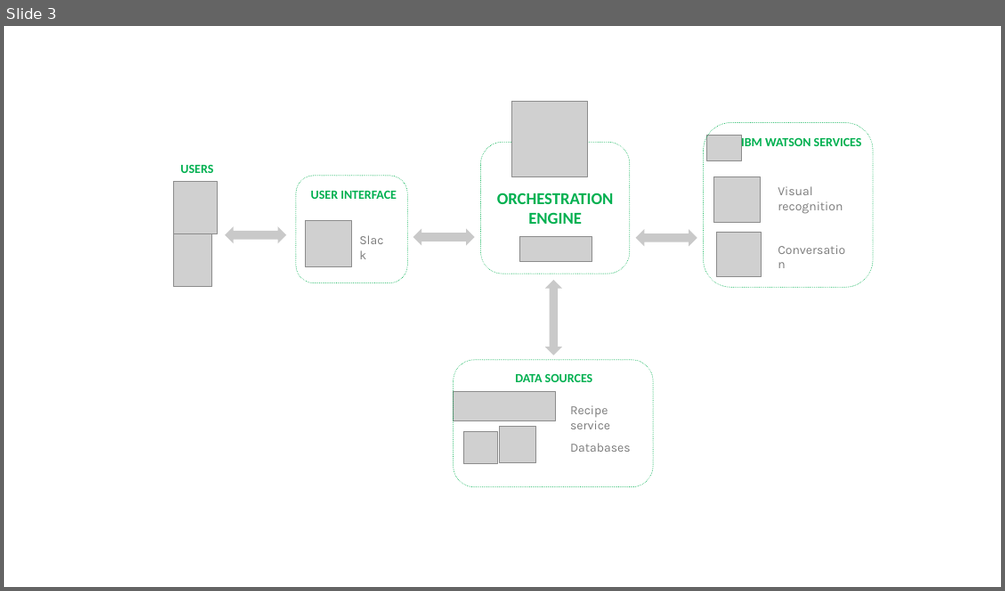
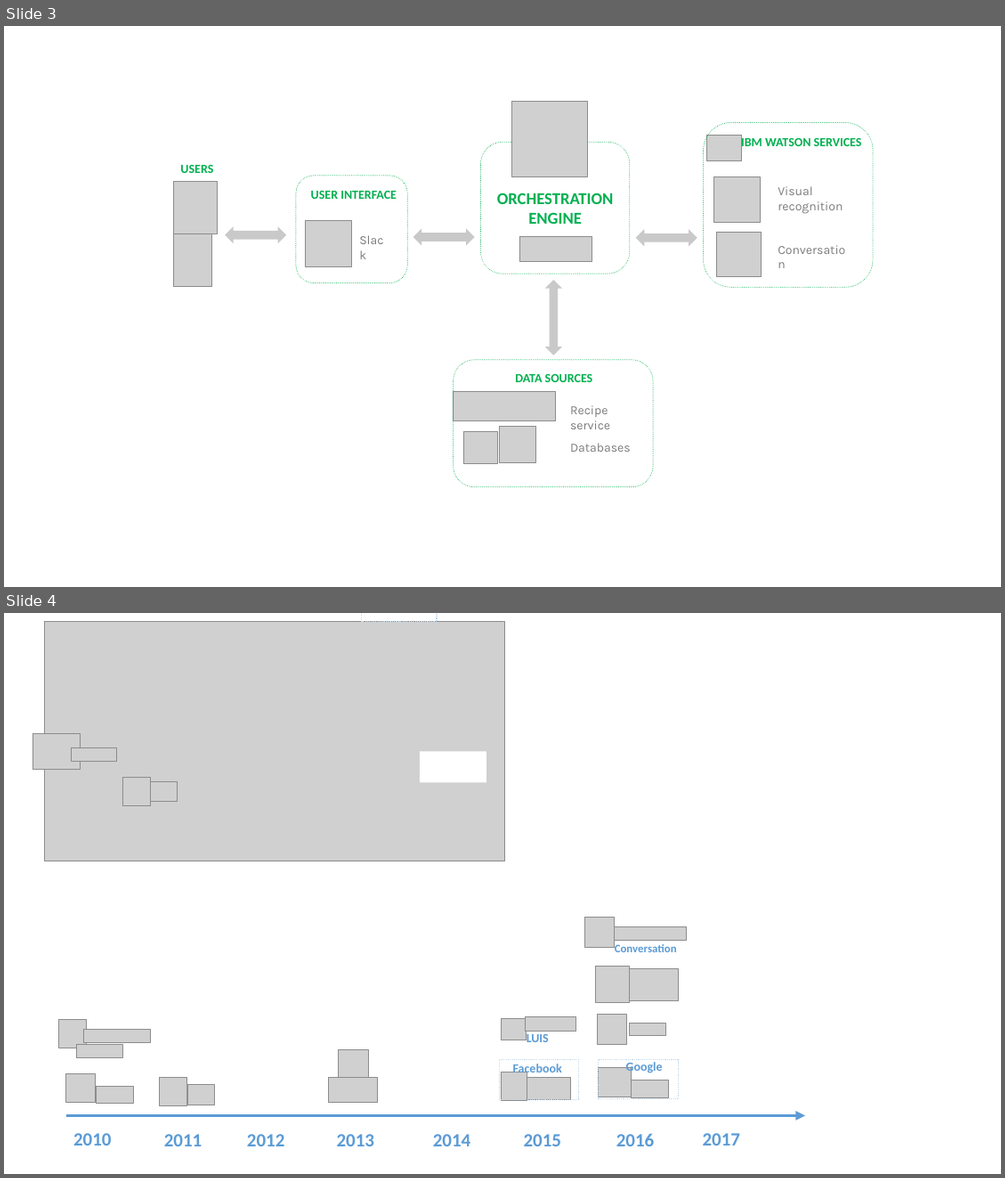
Before and after one commit to inmperfer/TFM, a slide deck: memoria/images/Presentación1.pptx. Shown one above the other, each under a label of ours: slide 3 before the commit, slides 3 and 4 after it. The pictures are 1005x591 and 1005x1178 pixels, drawn with LibreOffice and Linux fonts; fonts in the diff are those of the drawing; grey boxes stand for pictures; background and template pictures are left out. Boxes give left, top, right and bottom in pixels: in the first picture for what was removed or moved away, otherwise in the second. Text is boxed around its words. In the diff, an @@ line names an element or a change of style, - is before the commit and + after.

```diff
--- a/memoria/images/Presentación1.pptx
+++ b/memoria/images/Presentación1.pptx
@@ slide 4 added at (4, 613, 1001, 1174), background #FFFFFF @@
@@ group added at (33, 613, 504, 860): 5 pictures, 2 rectangles @@
@@ group added at (59, 916, 805, 1146): 21 pictures, 12 texts, 2 rectangles, 1 arrow @@
+2010
+2011
+2012
+2013
+2014
+2015
+2016
+2017
+Facebook
+Google
+LUIS
+Conversation
```
Also in this commit, not shown: 1 slide removed, 9 other files.
